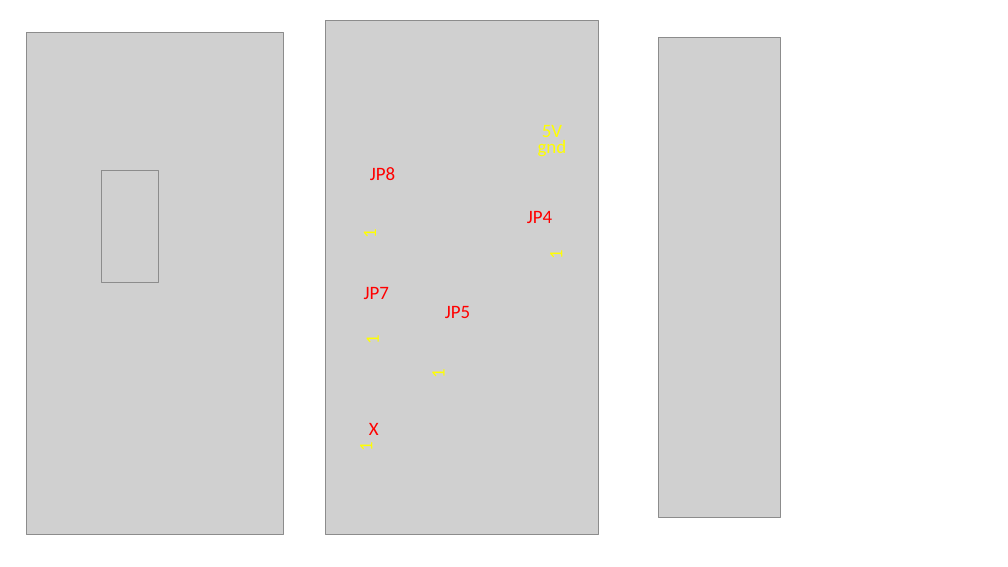
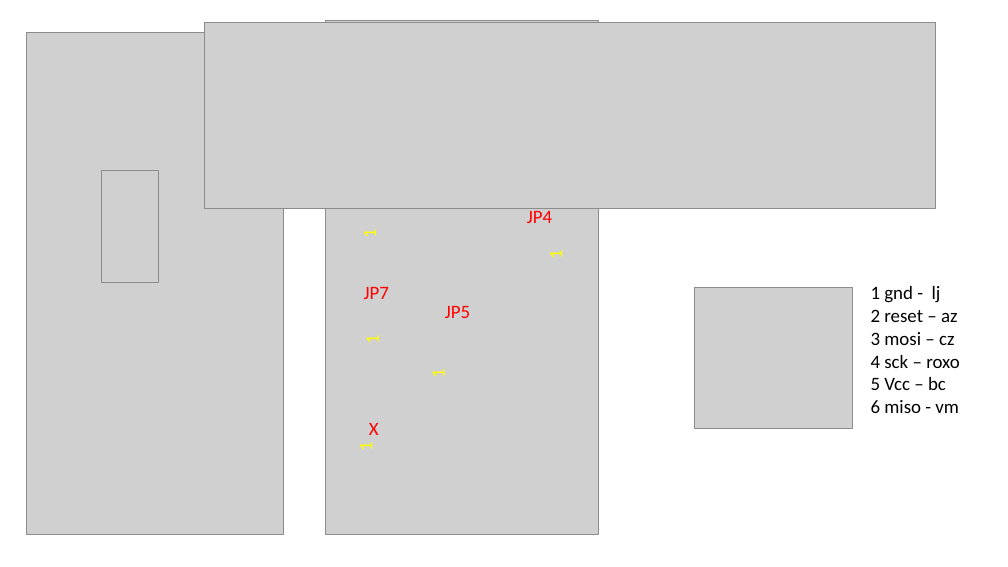
Before and after one commit to murchelon/MarSidFla, a slide deck: slide 1 of Docs/tela/conexao shild tela.pptx. Drawn at 1008x567 pixels with LibreOffice and Linux fonts; fonts in the diff are those of the drawing; grey boxes stand for pictures. Boxes give left, top, right and bottom in pixels: in the first picture for what was removed or moved away, otherwise in the second. Text is boxed around its words. In the diff, an @@ line names an element or a change of style, - is before the commit and + after.

```diff
--- a/Docs/tela/conexao shild tela.pptx
+++ b/Docs/tela/conexao shild tela.pptx
@@ picture at <box>205,22,936,208</box>: rotation 270 to 0 degrees @@
@@ text removed at <box>538,140,567,157</box> @@
-gnd
@@ text removed at <box>542,125,562,137</box> @@
-5V
@@ text removed at <box>370,167,395,180</box> @@
-JP8
@@ picture added at <box>695,287,853,428</box> @@
@@ text added at <box>871,286,959,413</box>, 18 pt, text #000000 @@
+1 gnd - lj
+2 reset – az
+3 mosi – cz
+4 sck – roxo
+5 Vcc – bc
+6 miso - vm
```
Also in this commit, not shown: 7 other files.
